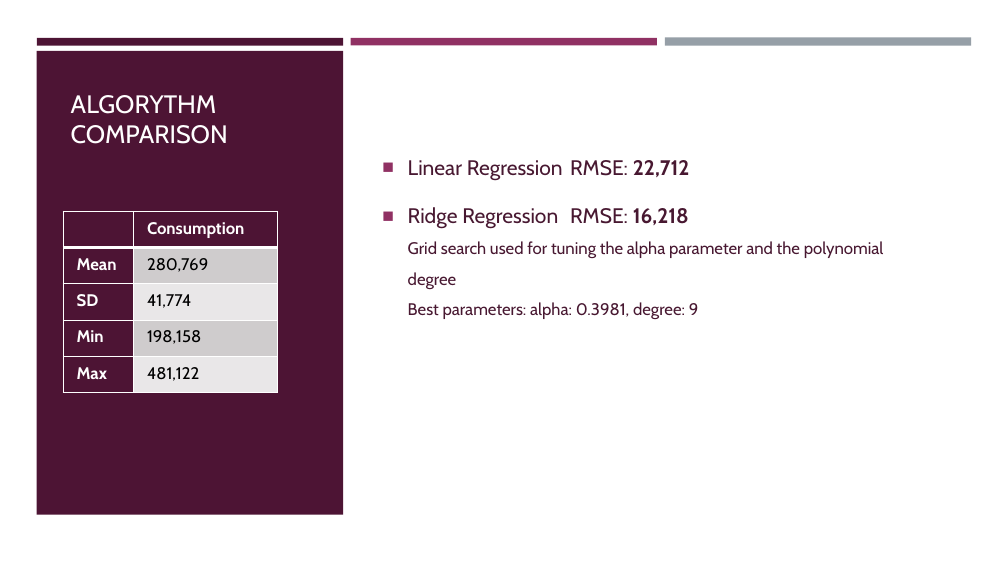
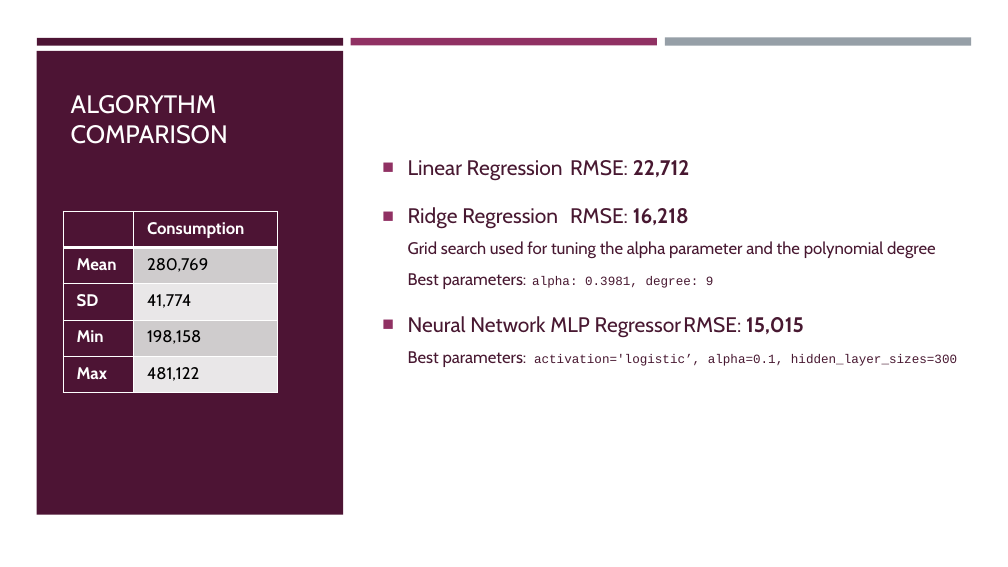
Before and after one commit to rudymalhi/data-science-course-final-project, a slide deck: slide 9 of Energy Consumption Presentation.pptx. Drawn at 1008x567 pixels with LibreOffice and Linux fonts; fonts in the diff are those of the drawing. Boxes give left, top, right and bottom in pixels: in the first picture for what was removed or moved away, otherwise in the second. Text is boxed around its words. In the diff, an @@ line names an element or a change of style, - is before the commit and + after.

Commit message:
added neural network

```diff
--- a/Energy Consumption Presentation.pptx
+++ b/Energy Consumption Presentation.pptx
@@ text at (x1=408, y1=207, x2=936, y2=289): size 16 to 12 pt, font Cabin to Courier New in "alpha: 0.3981, degree: 9" @@
@@ text at (x1=408, y1=316, x2=957, y2=367): paragraph added @@
+■ Neural Network MLP Regressor RMSE: 15,015
+  Best parameters: activation='logistic’, alpha=0.1, hidden_layer_sizes=300
```
Also in this commit, not shown: 1 slide added, 1 other file.
